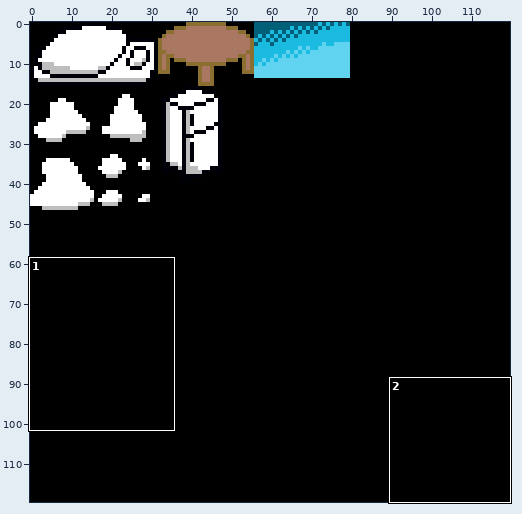
File history of a sprite sheet, image_converter/imagemap.gif. The first picture is a wide view before the edit; the outline marks the close-up.
Close-up. Before the commit:
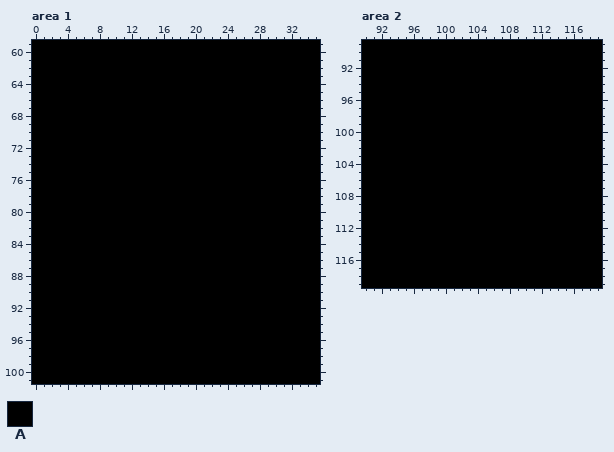
The file is 120x120 pixels. Shown: area 1: x 0..35, y 59..101; area 2: x 90..119, y 89..119. The commit also changed other parts of the picture, which this record leaves out.
Palette (. is transparent): A #000000
Pixels before, area 1, first column x 0:
 59 AAAAAAAAAAAAAAAAAAAAAAAAAAAAAAAAAAAA
 60 AAAAAAAAAAAAAAAAAAAAAAAAAAAAAAAAAAAA
 61 AAAAAAAAAAAAAAAAAAAAAAAAAAAAAAAAAAAA
 62 AAAAAAAAAAAAAAAAAAAAAAAAAAAAAAAAAAAA
 63 AAAAAAAAAAAAAAAAAAAAAAAAAAAAAAAAAAAA
 64 AAAAAAAAAAAAAAAAAAAAAAAAAAAAAAAAAAAA
 65 AAAAAAAAAAAAAAAAAAAAAAAAAAAAAAAAAAAA
 66 AAAAAAAAAAAAAAAAAAAAAAAAAAAAAAAAAAAA
 67 AAAAAAAAAAAAAAAAAAAAAAAAAAAAAAAAAAAA
 68 AAAAAAAAAAAAAAAAAAAAAAAAAAAAAAAAAAAA
 69 AAAAAAAAAAAAAAAAAAAAAAAAAAAAAAAAAAAA
 70 AAAAAAAAAAAAAAAAAAAAAAAAAAAAAAAAAAAA
 71 AAAAAAAAAAAAAAAAAAAAAAAAAAAAAAAAAAAA
 72 AAAAAAAAAAAAAAAAAAAAAAAAAAAAAAAAAAAA
 73 AAAAAAAAAAAAAAAAAAAAAAAAAAAAAAAAAAAA
 74 AAAAAAAAAAAAAAAAAAAAAAAAAAAAAAAAAAAA
 75 AAAAAAAAAAAAAAAAAAAAAAAAAAAAAAAAAAAA
 76 AAAAAAAAAAAAAAAAAAAAAAAAAAAAAAAAAAAA
 77 AAAAAAAAAAAAAAAAAAAAAAAAAAAAAAAAAAAA
 78 AAAAAAAAAAAAAAAAAAAAAAAAAAAAAAAAAAAA
 79 AAAAAAAAAAAAAAAAAAAAAAAAAAAAAAAAAAAA
 80 AAAAAAAAAAAAAAAAAAAAAAAAAAAAAAAAAAAA
 81 AAAAAAAAAAAAAAAAAAAAAAAAAAAAAAAAAAAA
 82 AAAAAAAAAAAAAAAAAAAAAAAAAAAAAAAAAAAA
 83 AAAAAAAAAAAAAAAAAAAAAAAAAAAAAAAAAAAA
 84 AAAAAAAAAAAAAAAAAAAAAAAAAAAAAAAAAAAA
 85 AAAAAAAAAAAAAAAAAAAAAAAAAAAAAAAAAAAA
 86 AAAAAAAAAAAAAAAAAAAAAAAAAAAAAAAAAAAA
 87 AAAAAAAAAAAAAAAAAAAAAAAAAAAAAAAAAAAA
 88 AAAAAAAAAAAAAAAAAAAAAAAAAAAAAAAAAAAA
 89 AAAAAAAAAAAAAAAAAAAAAAAAAAAAAAAAAAAA
 90 AAAAAAAAAAAAAAAAAAAAAAAAAAAAAAAAAAAA
 91 AAAAAAAAAAAAAAAAAAAAAAAAAAAAAAAAAAAA
 92 AAAAAAAAAAAAAAAAAAAAAAAAAAAAAAAAAAAA
 93 AAAAAAAAAAAAAAAAAAAAAAAAAAAAAAAAAAAA
 94 AAAAAAAAAAAAAAAAAAAAAAAAAAAAAAAAAAAA
 95 AAAAAAAAAAAAAAAAAAAAAAAAAAAAAAAAAAAA
 96 AAAAAAAAAAAAAAAAAAAAAAAAAAAAAAAAAAAA
 97 AAAAAAAAAAAAAAAAAAAAAAAAAAAAAAAAAAAA
 98 AAAAAAAAAAAAAAAAAAAAAAAAAAAAAAAAAAAA
 99 AAAAAAAAAAAAAAAAAAAAAAAAAAAAAAAAAAAA
100 AAAAAAAAAAAAAAAAAAAAAAAAAAAAAAAAAAAA
101 AAAAAAAAAAAAAAAAAAAAAAAAAAAAAAAAAAAA
Pixels before, area 2, first column x 90:
 89 AAAAAAAAAAAAAAAAAAAAAAAAAAAAAA
 90 AAAAAAAAAAAAAAAAAAAAAAAAAAAAAA
 91 AAAAAAAAAAAAAAAAAAAAAAAAAAAAAA
 92 AAAAAAAAAAAAAAAAAAAAAAAAAAAAAA
 93 AAAAAAAAAAAAAAAAAAAAAAAAAAAAAA
 94 AAAAAAAAAAAAAAAAAAAAAAAAAAAAAA
 95 AAAAAAAAAAAAAAAAAAAAAAAAAAAAAA
 96 AAAAAAAAAAAAAAAAAAAAAAAAAAAAAA
 97 AAAAAAAAAAAAAAAAAAAAAAAAAAAAAA
 98 AAAAAAAAAAAAAAAAAAAAAAAAAAAAAA
 99 AAAAAAAAAAAAAAAAAAAAAAAAAAAAAA
100 AAAAAAAAAAAAAAAAAAAAAAAAAAAAAA
101 AAAAAAAAAAAAAAAAAAAAAAAAAAAAAA
102 AAAAAAAAAAAAAAAAAAAAAAAAAAAAAA
103 AAAAAAAAAAAAAAAAAAAAAAAAAAAAAA
104 AAAAAAAAAAAAAAAAAAAAAAAAAAAAAA
105 AAAAAAAAAAAAAAAAAAAAAAAAAAAAAA
106 AAAAAAAAAAAAAAAAAAAAAAAAAAAAAA
107 AAAAAAAAAAAAAAAAAAAAAAAAAAAAAA
108 AAAAAAAAAAAAAAAAAAAAAAAAAAAAAA
109 AAAAAAAAAAAAAAAAAAAAAAAAAAAAAA
110 AAAAAAAAAAAAAAAAAAAAAAAAAAAAAA
111 AAAAAAAAAAAAAAAAAAAAAAAAAAAAAA
112 AAAAAAAAAAAAAAAAAAAAAAAAAAAAAA
113 AAAAAAAAAAAAAAAAAAAAAAAAAAAAAA
114 AAAAAAAAAAAAAAAAAAAAAAAAAAAAAA
115 AAAAAAAAAAAAAAAAAAAAAAAAAAAAAA
116 AAAAAAAAAAAAAAAAAAAAAAAAAAAAAA
117 AAAAAAAAAAAAAAAAAAAAAAAAAAAAAA
118 AAAAAAAAAAAAAAAAAAAAAAAAAAAAAA
119 AAAAAAAAAAAAAAAAAAAAAAAAAAAAAA
After:
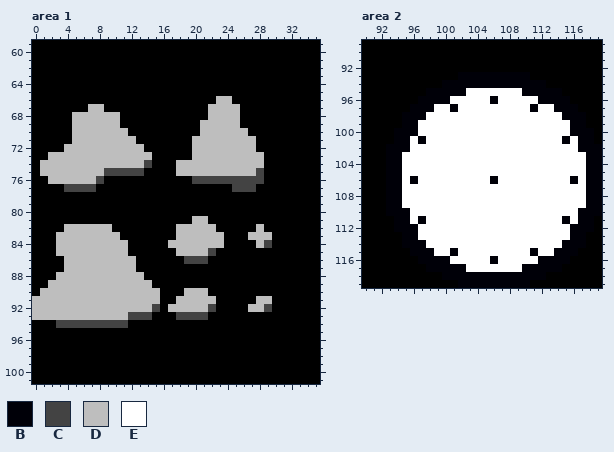
Colours new in this view: B #000008  C #434343  D #bebebe  E #ffffff
Change:
Area 1:
Colour C replaces colour A in row 74 at x 14; in row 75 at x 9 to 13 and 28; in row 76 at x 8 and 20 to 28; in row 77 at x 4 to 7 and 25 to 27; in row 84 at x 29; in row 85 at x 22.
Colour C replaces colour A in row 86 at x 19 to 21; in row 92 at x 15, 22 and 29; in row 93 at x 12 to 14 and 18 to 21; in row 94 at x 3 to 11.
Colour D replaces colour A in row 66 at x 23 to 24; in row 67 at x 7 to 8 and 22 to 25; in row 68 at x 5 to 10 and 22 to 25; in row 69 at x 5 to 10 and 21 to 25; in row 70 at x 5 to 11 and 21 to 26; in row 71 at x 5 to 12 and 20 to 27.
Colour D replaces colour A in row 72 at x 4 to 13 and 20 to 27; in row 73 at x 2 to 14 and 20 to 28; in row 74 at x 1 to 13 and 18 to 28; in row 75 at x 1 to 8 and 18 to 27; in row 76 at x 2 to 7; in row 81 at x 20 to 21.
Colour D replaces colour A in row 82 at x 4 to 9, 18 to 22 and 28; in row 83 at x 3 to 10, 18 to 23 and 27 to 29; in row 84 at x 3 to 11, 17 to 23 and 28; in row 85 at x 3 to 11 and 18 to 21; in rows 86 to 87 at x 4 to 12; in row 88 at x 3 to 13.
Colour D replaces colour A in row 89 at x 2 to 14; in row 90 at x 1 to 15 and 19 to 21; in row 91 at x 0 to 15, 18 to 22 and 28 to 29; in row 92 at x 0 to 14, 17 to 21 and 27 to 28; in row 93 at x 0 to 11.
Area 2:
Colour B replaces colour A in row 93 at x 102 to 110; in row 94 at x 100 to 112; in row 95 at x 98 to 102 and 110 to 114; in row 96 at x 97 to 100, 106 and 112 to 115; in row 97 at x 96 to 98, 101, 111 and 114 to 116; in row 98 at x 95 to 97 and 115 to 117.
Colour B replaces colour A in row 99 at x 95 to 96 and 116 to 117; in row 100 at x 94 to 96 and 116 to 118; in row 101 at x 94 to 95, 97, 115 and 117 to 118; in row 102 at x 93 to 95 and 117 to 119; in rows 103 to 105 at x 93 to 94 and 118 to 119; in row 106 at x 93 to 94, 96, 106, 116 and 118 to 119.
Colour B replaces colour A in rows 107 to 109 at x 93 to 94 and 118 to 119; in row 110 at x 93 to 95 and 117 to 119; in row 111 at x 94 to 95, 97, 115 and 117 to 118; in row 112 at x 94 to 96 and 116 to 118; in row 113 at x 95 to 96 and 116 to 117; in row 114 at x 95 to 97 and 115 to 117.
Colour B replaces colour A in row 115 at x 96 to 98, 101, 111 and 114 to 116; in row 116 at x 97 to 100, 106 and 112 to 115; in row 117 at x 98 to 102 and 110 to 114; in row 118 at x 100 to 112; in row 119 at x 102 to 110.
Colour E replaces colour A in row 95 at x 103 to 109; in row 96 at x 101 to 105 and 107 to 111; in row 97 at x 99 to 100, 102 to 110 and 112 to 113; in row 98 at x 98 to 114; in rows 99 to 100 at x 97 to 115; in row 101 at x 96, 98 to 114 and 116.
Colour E replaces colour A in row 102 at x 96 to 116; in rows 103 to 105 at x 95 to 117; in row 106 at x 95, 97 to 105, 107 to 115 and 117; in rows 107 to 109 at x 95 to 117; in row 110 at x 96 to 116; in row 111 at x 96, 98 to 114 and 116.
Colour E replaces colour A in rows 112 to 113 at x 97 to 115; in row 114 at x 98 to 114; in row 115 at x 99 to 100, 102 to 110 and 112 to 113; in row 116 at x 101 to 105 and 107 to 111; in row 117 at x 103 to 109.
Where, in picture pixels (left, top, right, bottom), the same in both close-ups:
changed: (32, 96, 272, 328)
changed: (386, 72, 602, 288)
